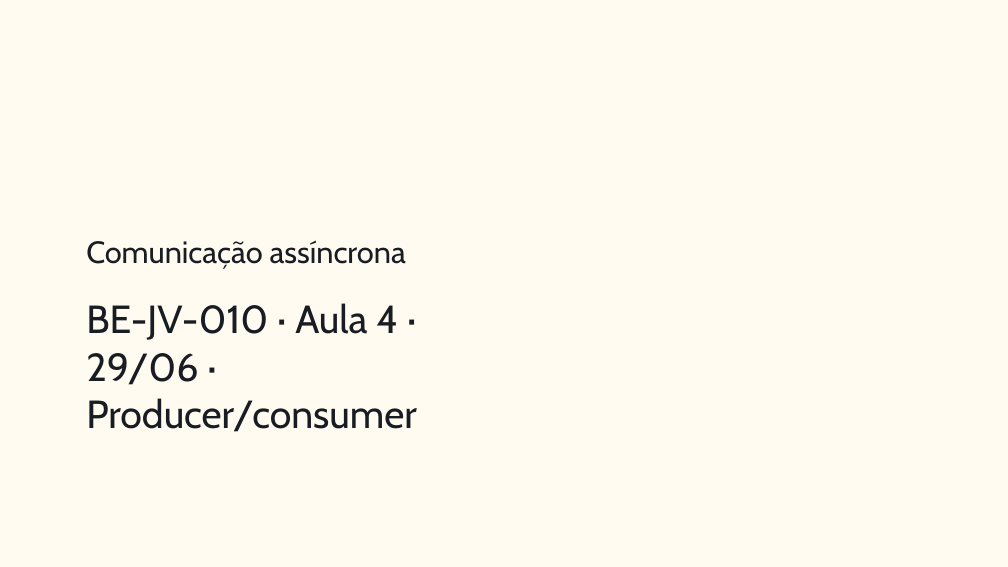
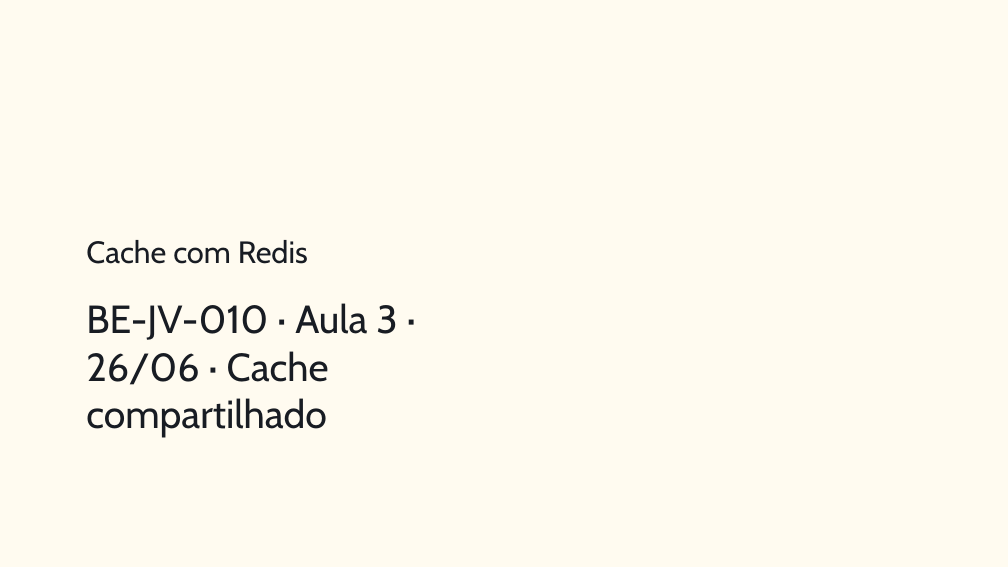
Before and after one commit to jessehaniel85/1705-be-jv-010, a slide deck: slide 1 of plano-de-aulas/aula-04-slides.pptx. Drawn at 1008x567 pixels with LibreOffice and Linux fonts; fonts in the diff are those of the drawing; background and template pictures are left out. Boxes give left, top, right and bottom in pixels: in the first picture for what was removed or moved away, otherwise in the second. Text is boxed around its words. In the diff, an @@ line names an element or a change of style, - is before the commit and + after.

```diff
--- a/plano-de-aulas/aula-04-slides.pptx
+++ b/plano-de-aulas/aula-04-slides.pptx
@@ title at <box>86,240,308,264</box>: text changed @@
-Comunicação assíncrona
+Cache com Redis
@@ title at <box>86,303,397,437</box>: text changed @@
-BE-JV-010 · Aula 4 · 29/06 · Producer/consumer
+BE-JV-010 · Aula 3 · 26/06 · Cache compartilhado
```
Also in this commit, not shown: 6 other slides changed, 15 other files.
